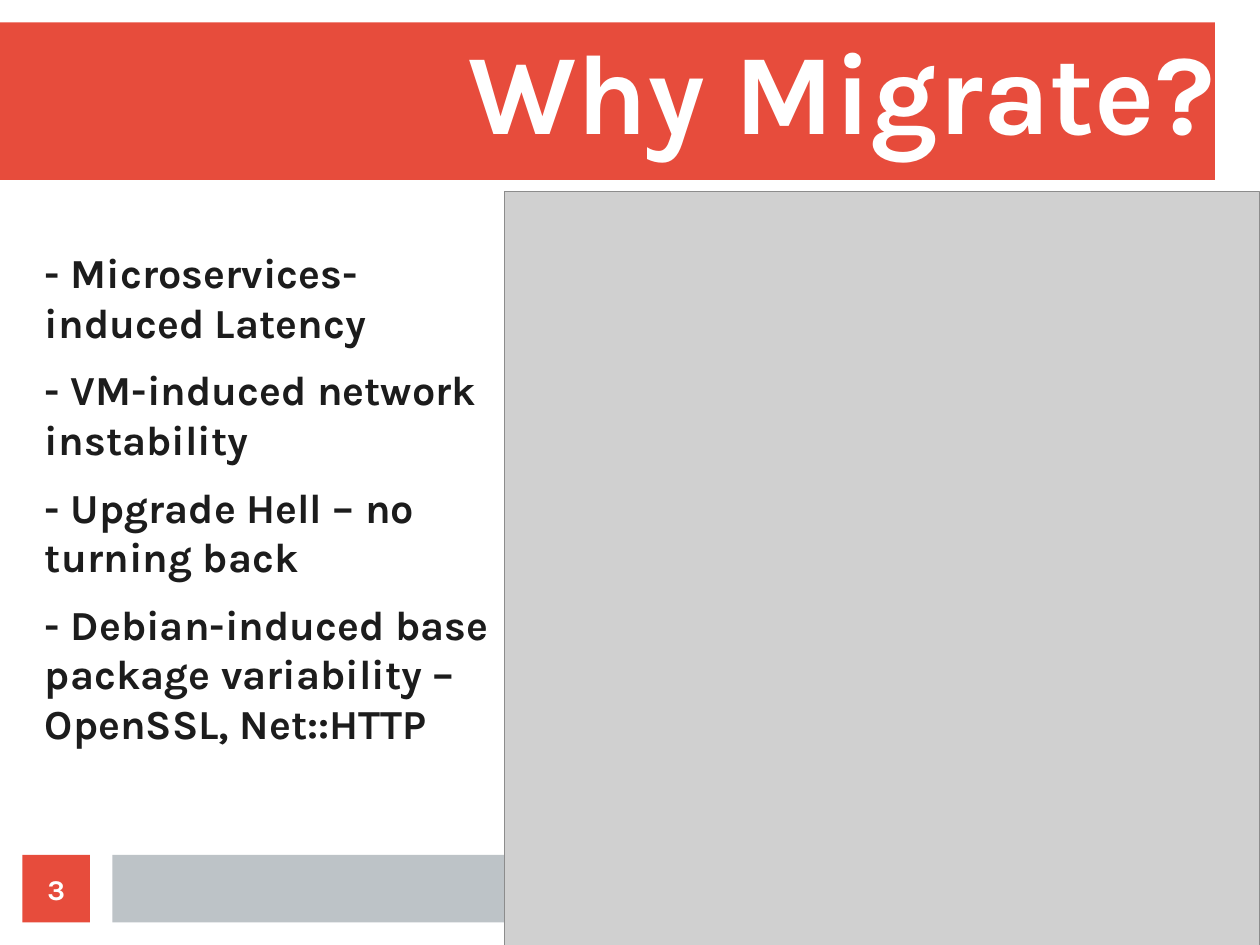
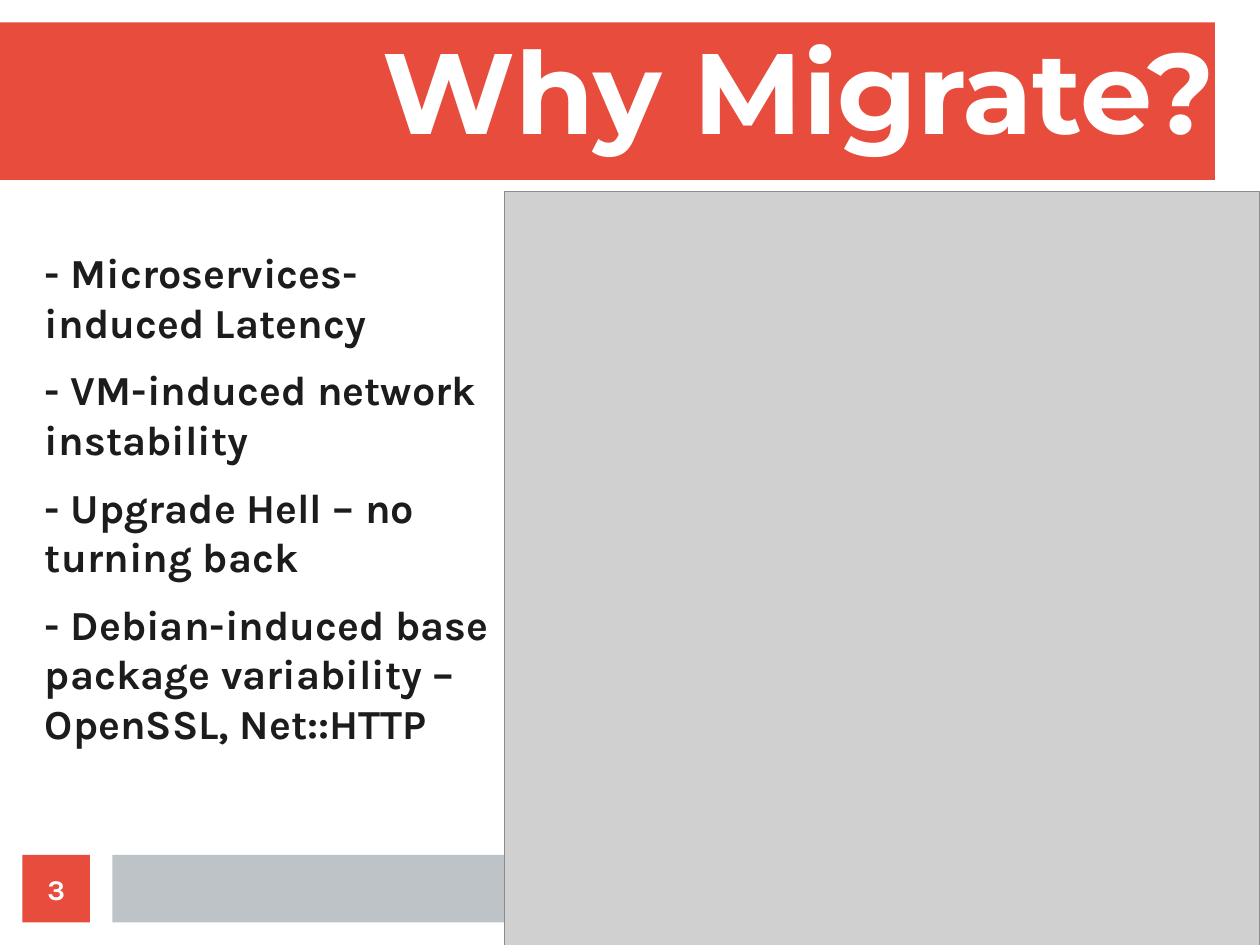
Before and after one commit to dch/bsdcan2017, a slide deck: slide 3 of fm2m.odp. Drawn at 1260x945 pixels with LibreOffice and Linux fonts; fonts in the diff are those of the drawing; grey boxes stand for pictures. Boxes give left, top, right and bottom in pixels: in the first picture for what was removed or moved away, otherwise in the second. Text is boxed around its words. In the diff, an @@ line names an element or a change of style, - is before the commit and + after.

```diff
--- a/fm2m.odp
+++ b/fm2m.odp
@@ title "Why Migrate?" at box(382, 44, 1215, 157): font Karla to Montserrat @@
```
Also in this commit, not shown: 4 other slides changed, 4 slides added, 17 other files.
